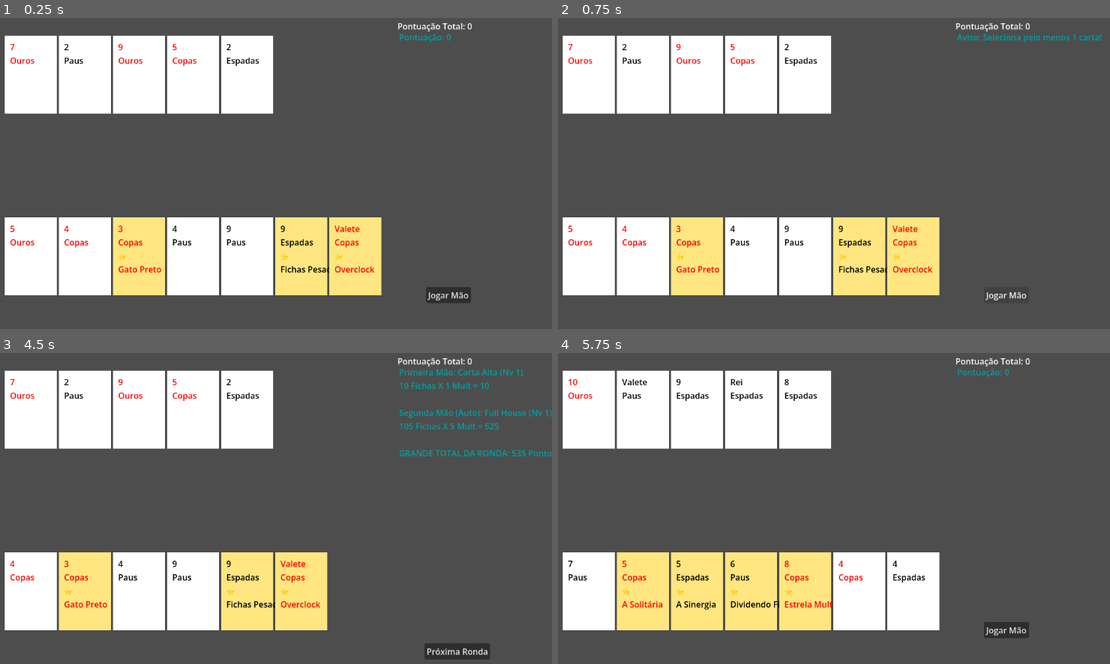
Above: before the commit, frames 1-4 (two rows, left to right).
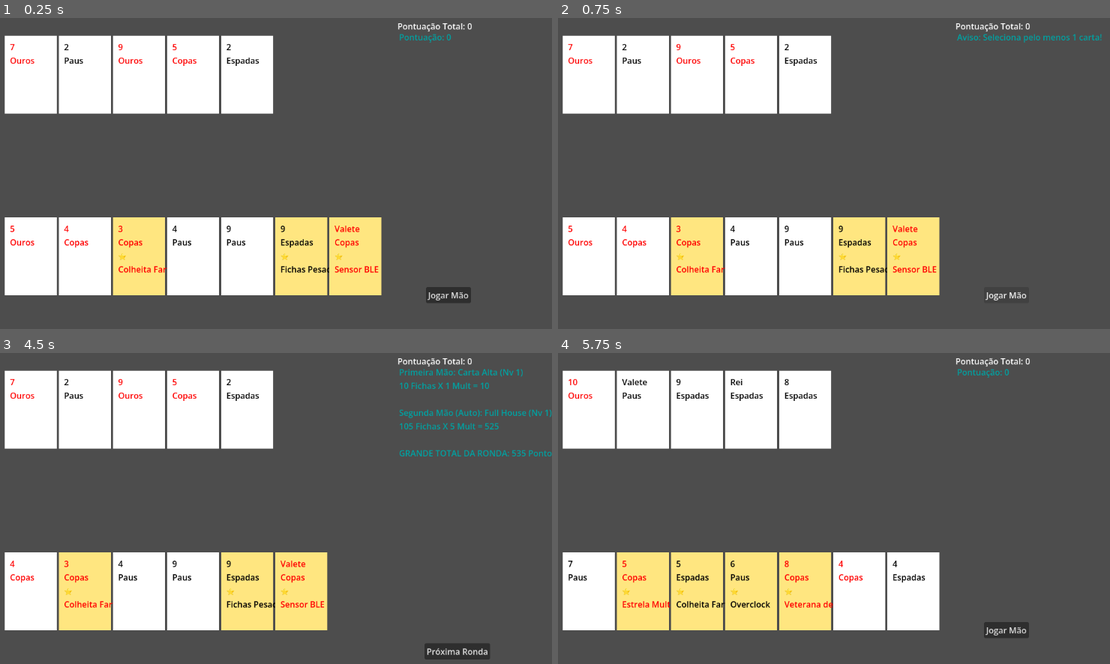
Above: after the commit, the same moments.

Repository: Campos45/des-poker
Game: Godot game, scene res://scenes/main.tscn
The game is run twice, just before and just after one commit, with the same random seed, the same clock (stepped at 60 frames per second) and the same inputs.
Inputs (mouse positions are in pixels of both pictures, inside the frame that each line leads up to):
- Up to frame 1 (0.25 s): no input
- Up to frame 2 (0.75 s): click "Jogar Mão" at 0.5 s
- Up to frame 3 (4.5 s): click "Jogar Mão" at 1.25 s; click (33, 592) at 2.02 s; click (33, 580) at 2.77 s; click (33, 592) at 3.52 s; click "Jogar Mão" at 4.25 s
- Up to frame 4 (5.75 s): click "Próxima Ronda" at 5 s

The runs differ from the first frame. In frame 1, 0.2% of the frame differs, in the area x 21-69%, y 79-82%; in frame 2, 0.2%; in frame 3, 0.2%; in frame 4, 0.5%, in the area x 11-50%, y 79-83%.

Commit message:
Sprint 17: Interação com a Mesa e Modificação do Baralho

Diff:
--- a/scripts/card_visual.gd
+++ b/scripts/card_visual.gd
@@ -9,18 +9,26 @@
 
 # --- NOVO: O nosso dicionário com as descrições dos efeitos ---
 const SPECIAL_DESCRIPTIONS = {
+	# ... (mantém as anteriores) ...
 	"Fichas Pesadas": "Dá +30 Fichas base, independentemente do valor da carta.",
 	"Estrela Multiplicadora": "Dá +4 de Multiplicador.",
 	"O Cilindro Par": "+5 Fichas por cada carta Par (2, 4, 6, 8, 10) que enviares na mesma jogada.",
 	"A Sinergia": "+10 Fichas por cada outra carta vermelha na mão.",
+
 	"Barris da Taverna": "Fica Bêbada: dá +15 de Mult mas debita -10 Fichas.",
 	"A Solitária": "Dá +100 Fichas se for a ÚNICA carta a ser submetida na jogada.",
 	"Dividendo Fixo": "Gera +1 Moeda para a tua Pontuação Total assim que pontuar.",
 	"A Mealheiro": "Destrói-se para sempre ao ser jogada, mas deposita o seu valor em Moedas.",
+
 	"Fundo de Emergência": "Se o teu Banco estiver abaixo de 2, dá +20 Fichas.",
 	"Veterana de Serviço": "+5 Fichas por cada ronda passada desde que o jogo começou.",
 	"Overclock": "Dobra o seu próprio valor de Fichas, mas tem 20% de chance de ser DESTRUÍDA.",
-	"Gato Preto": "50% de probabilidade de dobrar os pontos totais da mão; 50% de os dividir a meio."
+	"Gato Preto": "50% de probabilidade de dobrar os pontos totais da mão; 50% de os dividir a meio.",
+
+	"Imposto de Retenção": "Reduz o multiplicador em -1, mas gera +3 Moedas.",
+	"Blue Chip": "Custa 2 Moedas do teu banco. Se pagares, TRIPLICA o multiplicador base.",
+	"Sensor BLE": "Ganha +1 de Mult por cada carta do seu naipe na Mesa Comunitária.",
+	"Colheita Farta": "Se pontuar num Full House, dá 3 Moedas e gera 2 Cartas Especiais novas no teu Baralho."
 }
 
 func setup_card(data):
--- a/scripts/deck.gd
+++ b/scripts/deck.gd
@@ -41,7 +41,13 @@
 # Cria o Baralho Permanente do Jogador com as novas cartas Especiais
 func generate_master_player_deck():
 	master_player_deck.clear()
-	var math_specials = ["Fichas Pesadas", "Estrela Multiplicadora", "O Cilindro Par", "A Sinergia", "Barris da Taverna", "A Solitária", "Dividendo Fixo", "A Mealheiro", "Fundo de Emergência", "Veterana de Serviço", "Overclock", "Gato Preto"]
+	var math_specials = [
+		"Fichas Pesadas", "Estrela Multiplicadora", "O Cilindro Par", "A Sinergia",
+		"Barris da Taverna", "A Solitária", "Dividendo Fixo", "A Mealheiro",
+		"Fundo de Emergência", "Veterana de Serviço", "Overclock", "Gato Preto",
+		"Imposto de Retenção", "Blue Chip", "Sensor BLE", "Colheita Farta"
+	]
+
 
 	for suit in suits:
 		for rank in ranks:
@@ -113,8 +119,8 @@
 		score_label.text = "Aviso: Seleciona pelo menos 1 carta!"
 		return
 
-	# O pacote com as informações vitais do jogo neste momento
-	var game_context = {"bank": global_bank, "round": current_round}
+	# O pacote com as informações vitais do jogo
+	var game_context = {"bank": global_bank, "round": current_round, "community": current_community_deck}
 
 	var hand1_data = HandEvaluator.evaluate_5_card_hand(selected_cards)
 	var score1_data = HandEvaluator.calculate_score(hand1_data, game_context)
@@ -153,6 +159,28 @@
 				final_text += "🔥 " + bad_card.rank + " de " + bad_card.suit + " (" + bad_card.special_type + ") foi DESTRUÍDA para sempre!\n"
 				break # Remove apenas a primeira cópia que encontrar
 
+	# ... (código da Destruição Permamente que já lá tens) ...
+
+	# 3. Executar a Criação de Cartas ("Colheita Farta")
+	var total_cards_to_create = score1_data.get("create", 0) + score2_data.get("create", 0)
+	var math_specials = [
+		"Fichas Pesadas", "Estrela Multiplicadora", "O Cilindro Par", "A Sinergia",
+		"Barris da Taverna", "A Solitária", "Dividendo Fixo", "A Mealheiro",
+		"Fundo de Emergência", "Veterana de Serviço", "Overclock", "Gato Preto",
+		"Imposto de Retenção", "Blue Chip", "Sensor BLE", "Colheita Farta"
+	]
+
+	if total_cards_to_create > 0:
+		for i in range(total_cards_to_create):
+			var random_suit = suits[randi() % suits.size()]
+			var random_rank = ranks[randi() % ranks.size()]
+			var random_type = math_specials[randi() % math_specials.size()]
+
+			var new_bonus_card = Card.new(random_suit, random_rank, true, random_type)
+			master_player_deck.append(new_bonus_card) # Injetadas diretamente no teu baralho!
+
+		final_text += "🌱 A Colheita Farta gerou " + str(total_cards_to_create) + " novas Cartas Especiais para o teu baralho!\n"
+
 	score_label.text = final_text
 
 	play_button.hide()
--- a/scripts/hand_evaluator.gd
+++ b/scripts/hand_evaluator.gd
@@ -130,7 +130,7 @@
 	return {"name": hand_name, "scoring_cards": scoring_cards, "all_played_cards": cards}
 
 # Adicionámos "context" para a função saber o dinheiro e a ronda
-static func calculate_score(hand_data: Dictionary, context: Dictionary = {"bank": 0, "round": 1}) -> Dictionary:
+static func calculate_score(hand_data: Dictionary, context: Dictionary = {"bank": 0, "round": 1, "community": []}) -> Dictionary:
 	var hand_name = hand_data["name"]
 	var scoring_cards = hand_data["scoring_cards"]
 	var all_played_cards = hand_data["all_played_cards"]
@@ -146,8 +146,7 @@
 	var red_cards_count = 0
 	var money_earned = 0
 	var cards_to_destroy = []
-
-	# Flag para sabermos se o Gato Preto está na jogada
+	var cards_to_create = 0 # NOVA: Quantas cartas novas vamos gerar?
 	var has_black_cat = false
 
 	for c in all_played_cards:
@@ -169,58 +168,64 @@
 		if card.is_special:
 			total_mult += 1
 			match card.special_type:
-				"Fichas Pesadas":
-					total_chips += 30
-				"Estrela Multiplicadora":
-					total_mult += 4
-				"O Cilindro Par":
-					total_chips += (5 * even_cards_count)
-				"A Sinergia":
-					total_chips += (10 * red_cards_count)
+				"Fichas Pesadas": total_chips += 30
+				"Estrela Multiplicadora": total_mult += 4
+				"O Cilindro Par": total_chips += (5 * even_cards_count)
+				"A Sinergia": total_chips += (10 * red_cards_count)
 				"Barris da Taverna":
 					total_mult += 15
 					total_chips -= 10
 				"A Solitária":
-					if all_played_cards.size() == 1:
-						total_chips += 100
-				"Dividendo Fixo":
-					money_earned += 1
+					if all_played_cards.size() == 1: total_chips += 100
+				"Dividendo Fixo": money_earned += 1
 				"A Mealheiro":
 					money_earned += numeric_value
 					cards_to_destroy.append(card)
-				# NOVAS CARTAS:
 				"Fundo de Emergência":
-					if context["bank"] < 2:
-						total_chips += 20
-				"Veterana de Serviço":
-					total_chips += (5 * context["round"])
+					if context["bank"] < 2: total_chips += 20
+				"Veterana de Serviço": total_chips += (5 * context["round"])
 				"Overclock":
-					total_chips += numeric_value # Adiciona o valor uma 2ª vez (dobra)
-					if randf() <= 0.20: # 20% de probabilidade de destruir
-						cards_to_destroy.append(card)
-				"Gato Preto":
-					has_black_cat = true
-
-	if total_chips < 0:
-		total_chips = 0
-
+					total_chips += numeric_value
+					if randf() <= 0.20: cards_to_destroy.append(card)
+				"Gato Preto": has_black_cat = true
+
+				# --- AS NOVAS CARTAS ---
+				"Imposto de Retenção":
+					total_mult = max(1, total_mult - 1) # Impede que o multiplicador vá abaixo de 1
+					money_earned += 3
+				"Blue Chip":
+					if context["bank"] >= 2:
+						money_earned -= 2 # Gasta 2 moedas
+						total_mult *= 3   # Triplica!
+				"Sensor BLE":
+					var matches = 0
+					# Lê as cartas da mesa comunitária
+					if context.has("community"):
+						for comm_card in context["community"]:
+							if comm_card.suit == card.suit:
+								matches += 1
+					total_mult += matches
+				"Colheita Farta":
+					if hand_name == "Full House":
+						money_earned += 3
+						cards_to_create += 2 # Dá ordem para gerar 2 cartas!
+
+	if total_chips < 0: total_chips = 0
 	var final_score = total_chips * total_mult
 
-	# O JULGAMENTO DO GATO PRETO (Aplica-se ao total no fim de todas as contas)
 	if has_black_cat:
-		if randf() <= 0.50:
-			final_score *= 2 # Sorte! Dobra tudo!
-		else:
-			final_score /= 2 # Azar! Corta a meio. (A divisão arredonda para inteiro automaticamente em GDScript se forem int, mas por segurança mantemos assim)
-
+		if randf() <= 0.50: final_score *= 2
+		else: final_score /= 2
+
+	# Retornamos também as "cards_to_create"
 	return {
 		"chips": total_chips,
 		"mult": total_mult,
 		"total": int(final_score),
 		"money": money_earned,
-		"destroy": cards_to_destroy
+		"destroy": cards_to_destroy,
+		"create": cards_to_create
 	}
-
 
 static func level_up_hand(hand_name: String):
 	if hand_levels.has(hand_name):
